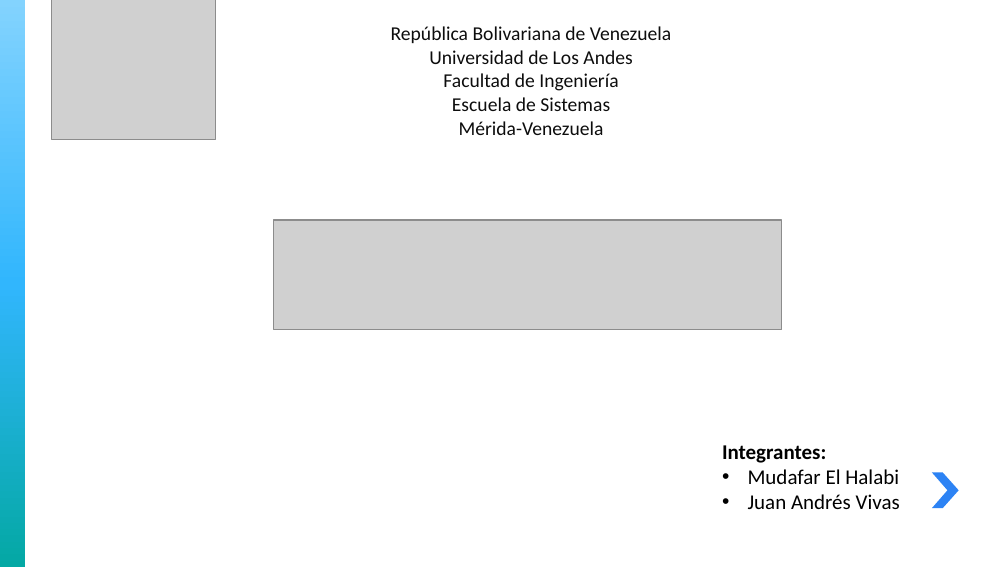
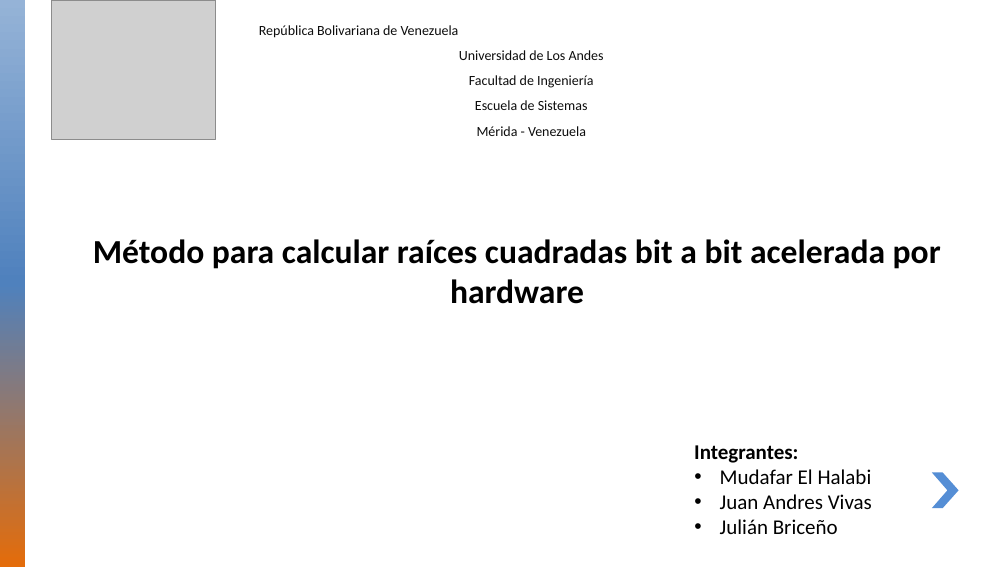
Before and after one commit to juanvivas16/galeno, a slide deck: slide 1 of doc/exposicion.pptx. Drawn at 1008x567 pixels with LibreOffice and Linux fonts; fonts in the diff are those of the drawing; grey boxes stand for pictures; background and template pictures are left out. Boxes give left, top, right and bottom in pixels: in the first picture for what was removed or moved away, otherwise in the second. Text is boxed around its words. In the diff, an @@ line names an element or a change of style, - is before the commit and + after.

```diff
--- a/doc/exposicion.pptx
+++ b/doc/exposicion.pptx
@@ rectangle at (0, 0, 25, 566): fill gradient #31B6FD to #04A8A4 to #03706E to gradient #4F81BD to #E46C0A to #984807 @@
@@ rectangle at (0, 0, 25, 566): fill gradient #83D3FE to #31B6FD to #04A8A4 to gradient #95B3D7 to #4F81BD to #E46C0A @@
@@ text at (259, 25, 604, 110): size 14 to 10 pt in "República Bolivariana de Venezuela Universidad de Los ...", "Facultad de Ingeniería", "Escuela de Sistemas"; line spacing 1 to 1.5 @@
@@ text at (477, 126, 586, 136): text changed; size 14 to 10 pt @@
-Mérida-Venezuela
+Mérida - Venezuela
@@ text added at (93, 239, 941, 304), 24 pt, text #000000, bold @@
+Método para calcular raíces cuadradas bit a bit acelerada por hardware
@@ picture removed at (274, 220, 782, 330) @@
@@ text "Integrantes:": place and size @@
-text "Integrantes:" at (722, 445, 900, 509)
+text "Integrantes:" at (694, 445, 872, 534)
@@ freeform shape at (931, 473, 959, 508): fill #2D83F4 to #558ED5 @@
@@ text at (720, 494, 872, 534): text changed @@
-• Juan Andrés Vivas
+• Juan Andres Vivas
+• Julián Briceño
```
Also in this commit, not shown: 5 slides added, 19 slides removed, 25 other files.
